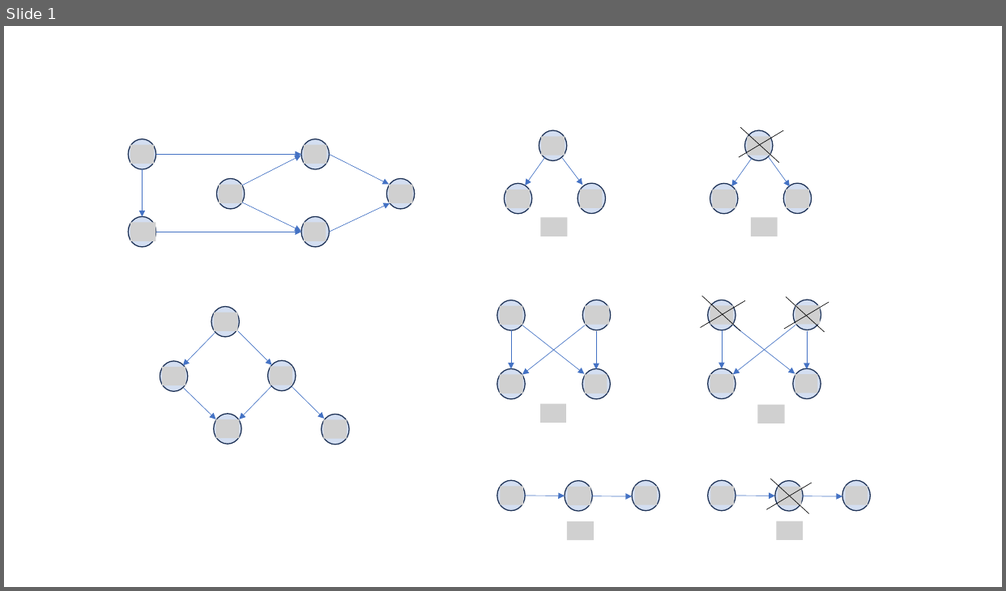
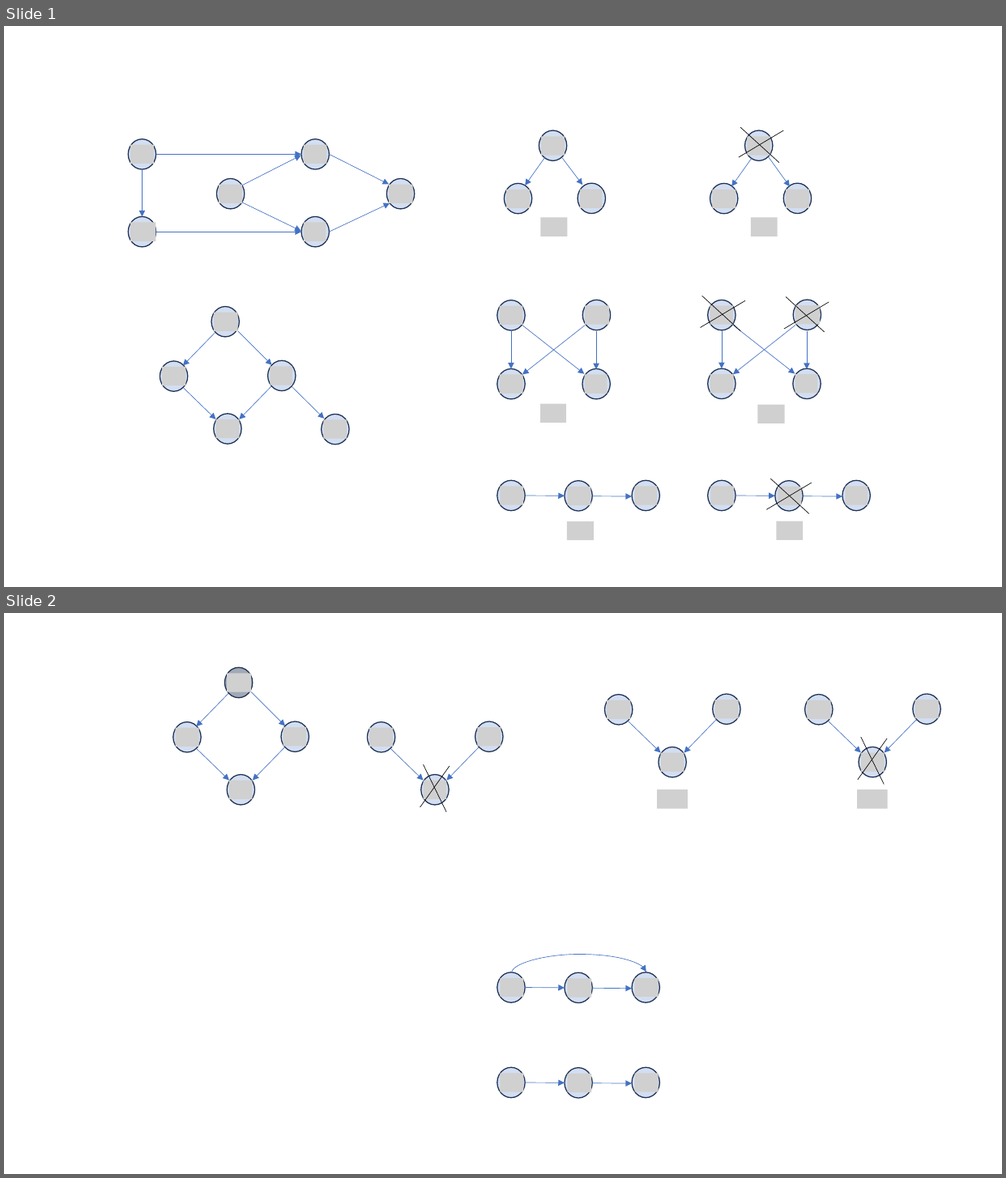
Before and after one commit to dimitarpg13/root_cause_analysis_and_model_checking, a slide deck: docs/LearningBayesianNetworksNeapolitanNotes.pptx. Shown one above the other, each under a label of ours: slide 1 before the commit, slides 1 and 2 after it. The pictures are 1006x591 and 1006x1178 pixels, drawn with LibreOffice and Linux fonts; fonts in the diff are those of the drawing; grey boxes stand for pictures. Boxes give left, top, right and bottom in pixels: in the first picture for what was removed or moved away, otherwise in the second. Text is boxed around its words. In the diff, an @@ line names an element or a change of style, - is before the commit and + after.

```diff
--- a/docs/LearningBayesianNetworksNeapolitanNotes.pptx
+++ b/docs/LearningBayesianNetworksNeapolitanNotes.pptx
@@ slide 2 added at box(4, 613, 1002, 1174), background #FFFFFF @@
@@ group added at box(173, 667, 309, 806): 4 ellipses, 4 pictures, 4 arrows @@
@@ group added at box(367, 722, 503, 812): 3 ellipses, 3 pictures, 2 arrows, 2 lines @@
@@ group added at box(605, 694, 940, 808): 8 pictures, 6 ellipses, 4 arrows, 2 lines @@
@@ group added at box(497, 954, 660, 1003): 3 ellipses, 3 pictures, 2 arrows, 1 curved arrow @@
@@ group added at box(497, 1067, 660, 1099): 3 ellipses, 3 pictures, 2 arrows @@
```
Also in this commit, not shown: 1 slide removed, 1 other file.
